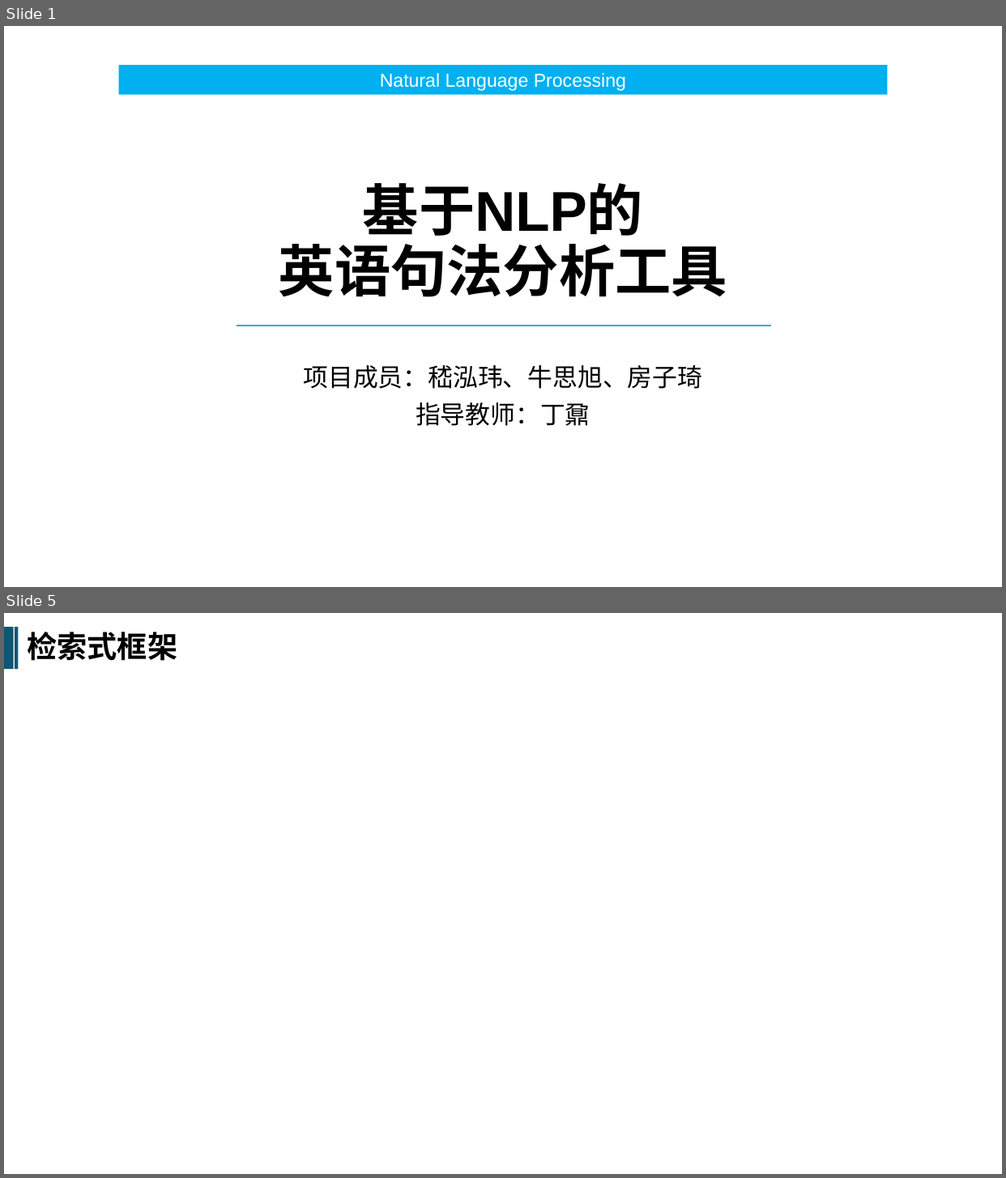
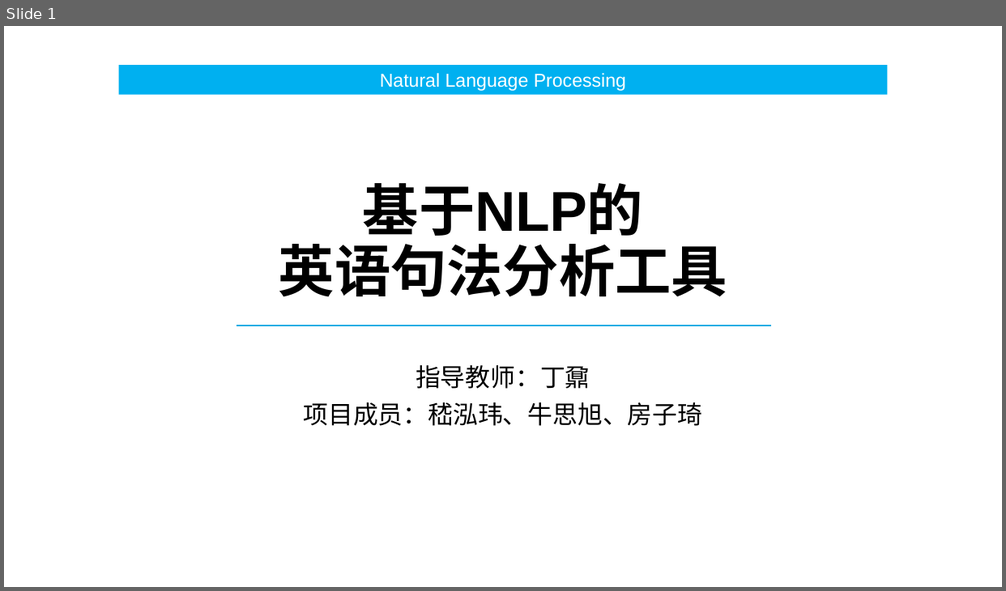
Before and after one commit to SRTPnsxjhw/SRTP, a slide deck: Notes_JHW/中期.pptx. Shown one above the other, each under a label of ours: slides 1 and 5 before the commit, slide 1 after it; the slides between them are not shown. The pictures are 1006x1178 and 1006x591 pixels, drawn with LibreOffice and Linux fonts; fonts in the diff are those of the drawing; grey boxes stand for pictures. Boxes give left, top, right and bottom in pixels: in the first picture for what was removed or moved away, otherwise in the second. Text is boxed around its words. In the diff, an @@ line names an element or a change of style, - is before the commit and + after.

```diff
--- a/Notes_JHW/中期.pptx
+++ b/Notes_JHW/中期.pptx
@@ slide 5 removed at (4,613,1002,1174), background #FFFFFF @@
@@ rectangle removed at (4,628,14,669) @@
@@ rectangle removed at (15,628,19,669) @@
@@ text removed at (27,632,177,661) @@
-检索式框架
@@ slide 1 changed as well @@
@@ subtitle at (415,365,590,389): paragraph added @@
+指导教师：丁鼐
@@ subtitle at (415,403,590,426): paragraph removed @@
-指导教师：丁鼐
```
Also in this commit, not shown: 1 other slide changed, 4 slides added, 25 other slides removed, 2 other files.
